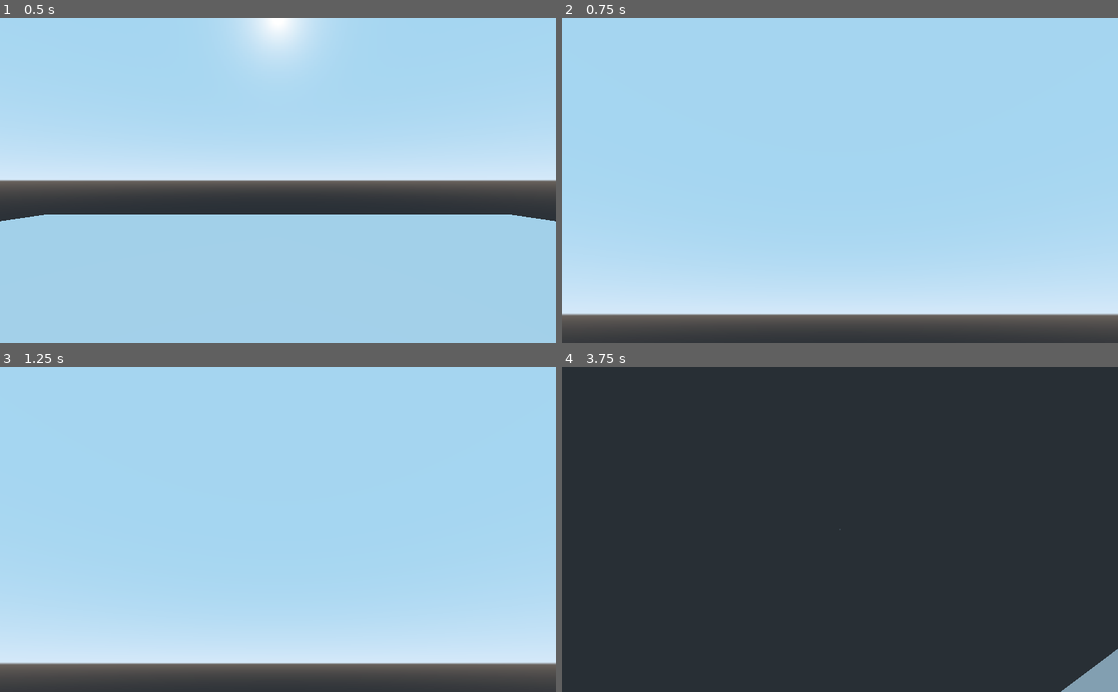
Above: before the commit, frames 1-4 (two rows, left to right).
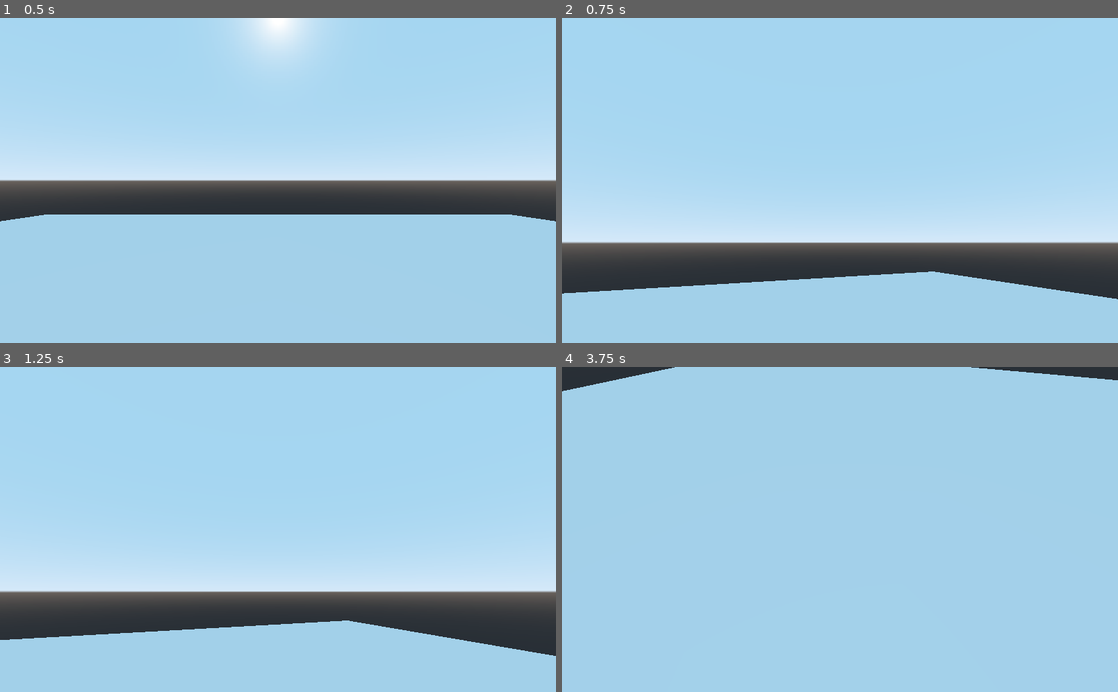
Above: after the commit, the same moments.

Repository: Xwilarg/EscapeTheCrunch
Game: Godot game, scene res://Resources/Scenes/FPSController.tscn
The game is run twice, just before and just after one commit, with the same random seed, the same clock (stepped at 60 frames per second) and the same inputs.
Inputs (mouse positions are in pixels of both pictures, inside the frame that each line leads up to):
- Up to frame 1 (0.5 s): no input
- Up to frame 2 (0.75 s): tap Enter at 0.5 s; move the mouse to (962, 164) at 0.52 s; hold D (move_right) from 0.53 s (still down)
- Up to frame 3 (1.25 s): keep holding D (move_right)
- Up to frame 4 (3.75 s): move the mouse to (728, 545) at 1.27 s; release D (move_right) at 1.28 s; hold S (move_back) 1.28-2.03 s; move the mouse to (895, 458) at 2.02 s; hold D (move_right) 2.03-2.78 s; tap Space at 2.75 s; move the mouse to (812, 594) at 2.77 s; hold W (move_forward) 2.78-3.53 s; move the mouse to (1006, 578) at 3.52 s; hold A (move_left) from 3.53 s (still down)

Frame 1 is identical in both runs. In frame 2, 37% of the frame differs, in the area x 0-100%, y 62-100%; in frame 3, 37%; in frame 4, 99%, in the area x 0-100%, y 0-100%.

Commit message:
Add safe object

Diff:
--- /dev/null
+++ b/Resources/Assets/Scripts/Entity.gd
@@ -0,0 +1,3 @@
+extends KinematicBody
+
+class_name Entity
--- a/Resources/Scenes/FPSController.tscn
+++ b/Resources/Scenes/FPSController.tscn
@@ -1,6 +1,7 @@
-[gd_scene load_steps=6 format=2]
+[gd_scene load_steps=9 format=2]
 
 [ext_resource path="res://Resources/Scenes/PlayerController.gd" type="Script" id=1]
+[ext_resource path="res://Resources/Scenes/Objective.gd" type="Script" id=2]
 
 [sub_resource type="BoxShape" id=1]
 extents = Vector3( 20, 1, 20 )
@@ -11,6 +12,10 @@
 [sub_resource type="CapsuleShape" id=3]
 
 [sub_resource type="CapsuleMesh" id=4]
+
+[sub_resource type="BoxShape" id=5]
+
+[sub_resource type="CubeMesh" id=6]
 
 [node name="FPSController" type="Spatial"]
 
@@ -25,6 +30,8 @@
 [node name="Player" type="KinematicBody" parent="."]
 transform = Transform( 1, 0, 0, 0, -4.37114e-08, -1, 0, 1, -4.37114e-08, 0, 2.83629, 0 )
 script = ExtResource( 1 )
+speed = 5
+xSens = -0.5
 
 [node name="CollisionShape" type="CollisionShape" parent="Player"]
 shape = SubResource( 3 )
@@ -34,3 +41,13 @@
 
 [node name="Camera" type="Camera" parent="Player"]
 transform = Transform( 1, -1.31134e-07, 5.73206e-15, -5.73206e-15, -7.10543e-15, 1, -1.31134e-07, -1, -7.10543e-15, 0, -4.81413e-08, -1.10135 )
+
+[node name="Safe" type="StaticBody" parent="."]
+transform = Transform( 0.3, 0, 0, 0, 0.3, 0, 0, 0, 0.3, -3.51102, 2.6807, 3.64293 )
+script = ExtResource( 2 )
+
+[node name="CollisionShape" type="CollisionShape" parent="Safe"]
+shape = SubResource( 5 )
+
+[node name="MeshInstance" type="MeshInstance" parent="Safe/CollisionShape"]
+mesh = SubResource( 6 )
--- /dev/null
+++ b/Resources/Scenes/Objective.gd
@@ -0,0 +1 @@
+extends StaticBody
--- a/Resources/Scenes/PlayerController.gd
+++ b/Resources/Scenes/PlayerController.gd
@@ -1,7 +1,10 @@
-extends KinematicBody
+extends Entity
+
+class_name PlayerController
 
 export var speed = 15
-export var xSens = -1
+export var xSens = -1.0
+export var interactionDistance = 2
 
 func _ready():
 	pass
@@ -12,6 +15,7 @@
 		$Camera.rotate_x(deg2rad(event.relative.y * xSens))
 
 func _physics_process(delta):
+	# Controls
 	var x = 0
 	var y = 0
 
@@ -26,3 +30,10 @@
 
 	var velocity = (global_transform.basis.y * y + global_transform.basis.x * x).normalized() * speed
 	move_and_slide(velocity)
+
+	var center = get_viewport().size/2
+	var from = $Camera.project_ray_origin(center)
+	var to = from + $Camera.project_ray_normal(center) * 100
+	var result = get_world().direct_space_state.intersect_ray(from, to)
+	if result and result.collider.name == "Safe" and global_transform.origin.distance_to(result.collider.global_transform.origin) < interactionDistance:
+		print("ok")
--- a/project.godot
+++ b/project.godot
@@ -7,6 +7,22 @@
 ;   param=value ; assign values to parameters
 
 config_version=4
+
+_global_script_classes=[ {
+"base": "KinematicBody",
+"class": "Entity",
+"language": "GDScript",
+"path": "res://Resources/Assets/Scripts/Entity.gd"
+}, {
+"base": "Entity",
+"class": "PlayerController",
+"language": "GDScript",
+"path": "res://Resources/Scenes/PlayerController.gd"
+} ]
+_global_script_class_icons={
+"Entity": "",
+"PlayerController": ""
+}
 
 [application]
 
